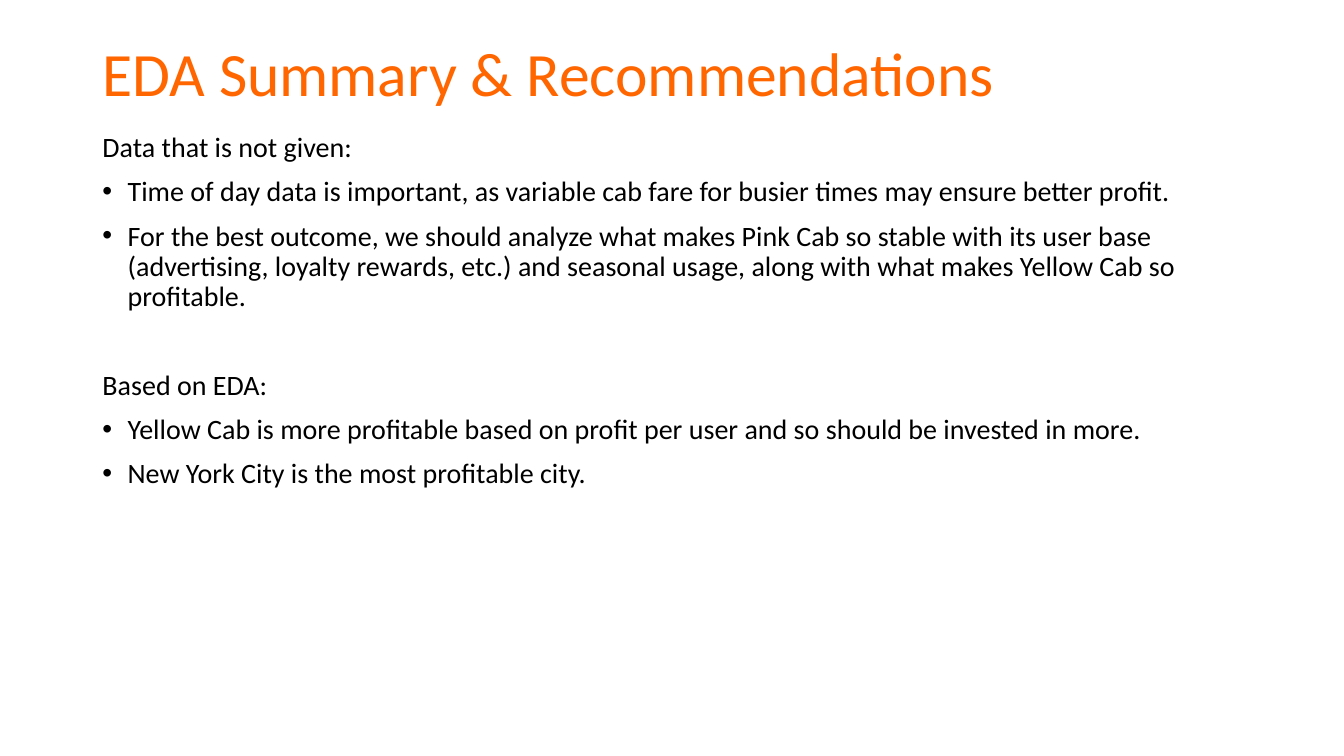
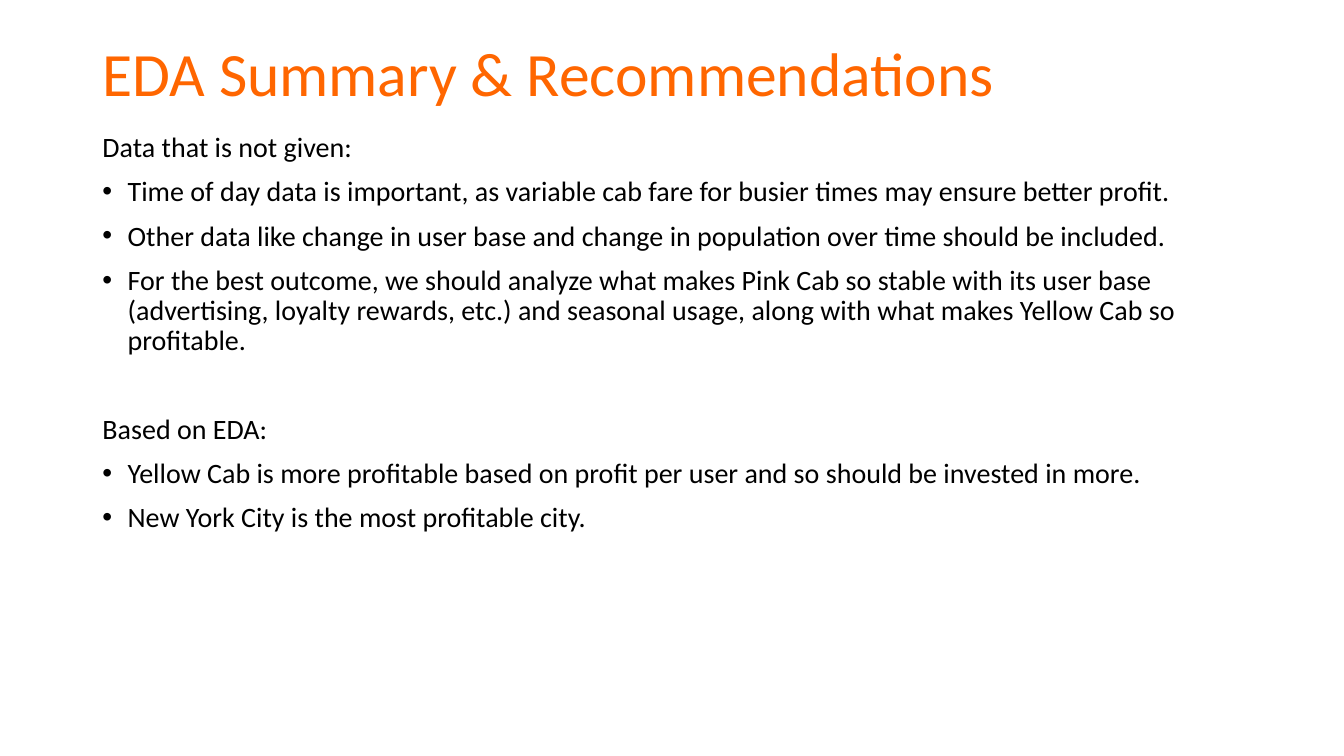
Before and after one commit to UnacceptableVegetable/DataGlacierInternship, a slide deck: slide 13 of week2_3/Week2-3 presentation.pptx. Drawn at 1344x756 pixels with LibreOffice and Linux fonts; fonts in the diff are those of the drawing. Boxes give left, top, right and bottom in pixels: in the first picture for what was removed or moved away, otherwise in the second. Text is boxed around its words. In the diff, an @@ line names an element or a change of style, - is before the commit and + after.

```diff
--- a/week2_3/Week2-3 presentation.pptx
+++ b/week2_3/Week2-3 presentation.pptx
@@ text at bbox=[128, 226, 1165, 251]: paragraph added @@
+• Other data like change in user base and change in population over time should be included.
```
